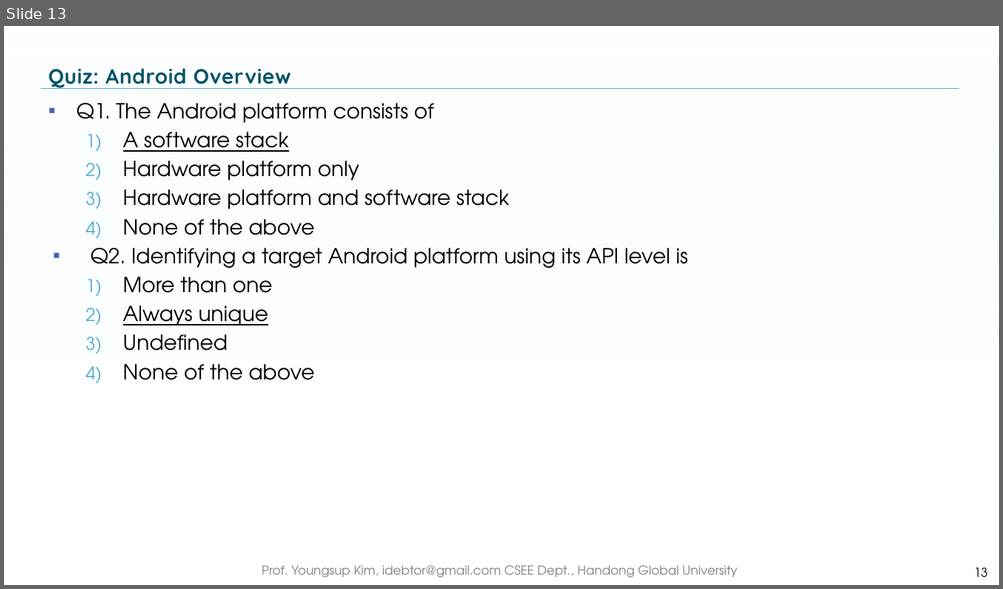
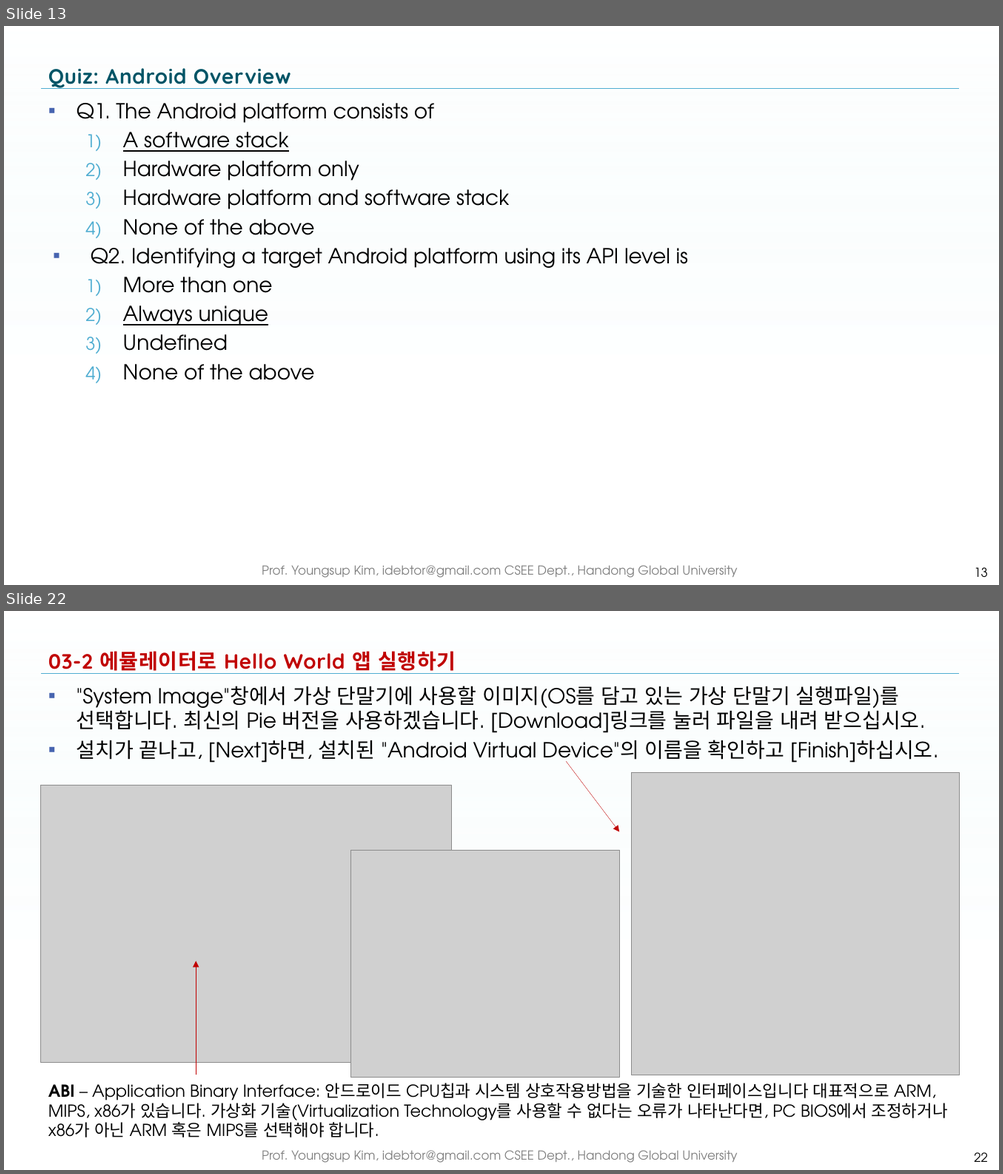
Before and after one commit to idebtor/KOICA-ML, a slide deck: ppt-pdf/template01.pptx. Shown one above the other, each under a label of ours: slide 13 before the commit, slides 13 and 22 after it; the slides between them are not shown. The pictures are 1003x589 and 1003x1174 pixels, drawn with LibreOffice and Linux fonts; fonts in the diff are those of the drawing; grey boxes stand for pictures; background and template pictures are left out. Boxes give left, top, right and bottom in pixels: in the first picture for what was removed or moved away, otherwise in the second. Text is boxed around its words. In the diff, an @@ line names an element or a change of style, - is before the commit and + after.

```diff
--- a/ppt-pdf/template01.pptx
+++ b/ppt-pdf/template01.pptx
@@ slide 22 added at (4,611,999,1170), background picture (left out); not listed: 3 template elements that a slide beside it also shows @@
@@ title added at (48,651,455,674), 20 pt, text #C00000, bold @@
+03-2 에뮬레이터로 Hello World 앱 실행하기
@@ text added at (77,686,939,767), 20 pt, text #000000 @@
+▪ "System Image"창에서 가상 단말기에 사용할 이미지(OS를 담고 있는 가상 단말기 실행파일)를 선택합니다. 최신의 Pie 버전을 사용하겠습니다. [Download]링크를 눌러 파일을 내려 받으십시오.
+▪ 설치가 끝나고, [Next]하면, 설치된 "Android Virtual Device"의 이름을 확인하고 [Finish]하십시오.
@@ arrow added from (566, 762) to (620, 832), #C00000 0.25 pt @@
@@ picture added at (41,785,452,1063) @@
@@ picture added at (631,773,959,1075) @@
@@ picture added at (351,851,620,1077) @@
@@ arrow added from (196, 1075) to (196, 961), #C00000 0.25 pt @@
@@ text added at (48,1083,948,1138), 16 pt, text #000000 @@
+ABI – Application Binary Interface: 안드로이드 CPU칩과 시스템 상호작용방법을 기술한 인터페이스입니다 대표적으로 ARM, MIPS, x86가 있습니다. 가상화 기술(Virtualization Technology를 사용할 수 없다는 오류가 나타난다면, PC BIOS에서 조정하거나 x86가 아닌 ARM 혹은 MIPS를 선택해야 합니다.
@@ page number added at (973,1153,987,1162), 12 pt, text #000000 @@
+22
```
Also in this commit, not shown: 7 slides changed, 11 other slides added, 1 other file.
